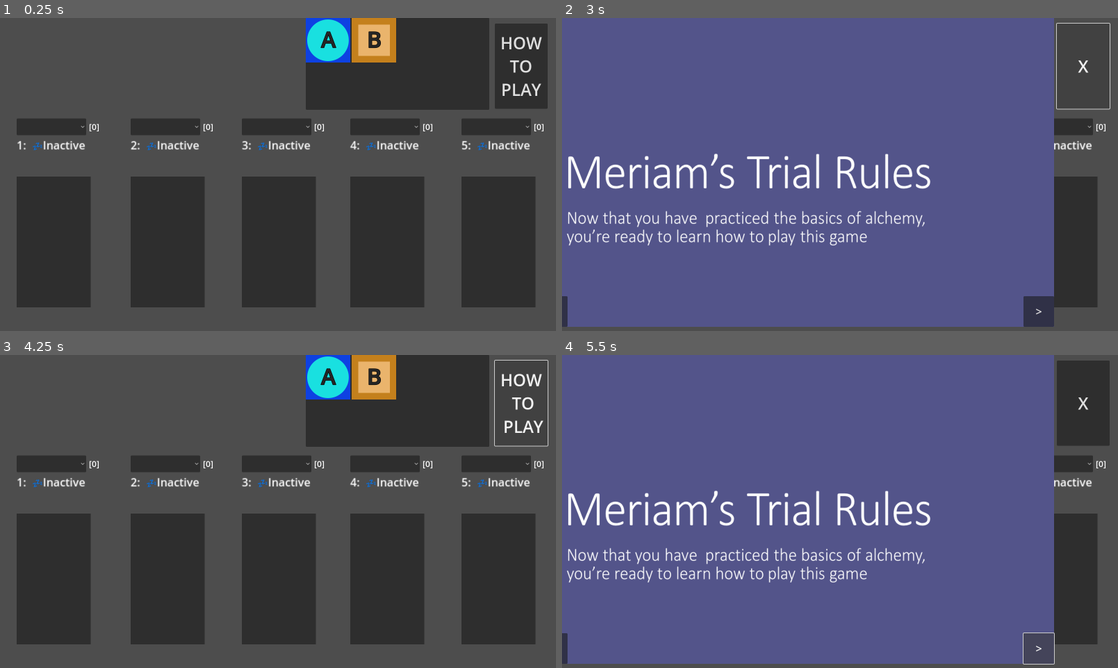
Above: before the commit, frames 1-4 (two rows, left to right).
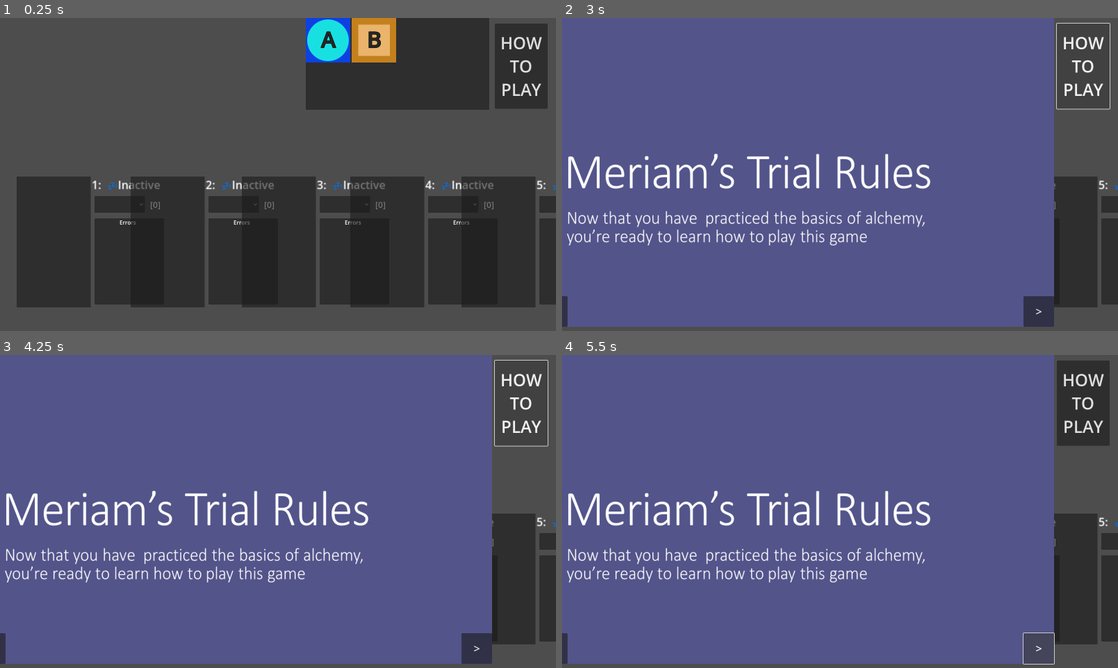
Above: after the commit, the same moments.

Repository: ninjacreeper47/Meriam-s-Trial
Game: Godot game, scene res://Levels/expert_game.tscn
Same seed, same stepped clock (60 frames per second), same inputs: the game is played once before the commit and once after it. This scene is started directly instead of the project's main scene.
Inputs (mouse positions are in pixels of both pictures, inside the frame that each line leads up to):
- Up to frame 1 (0.25 s): no input
- Up to frame 2 (3 s): click (612, 127) at 0.52 s; click "A" at 1.25 s; click "B" at 2 s; click "HOW TO PLAY" at 2.75 s
- Up to frame 3 (4.25 s): click "X" (after the commit: "HOW TO PLAY") at 3.5 s
- Up to frame 4 (5.5 s): click "HOW TO PLAY" at 4.25 s; click ">" at 5 s

The runs differ from the first frame. In frame 1, 14% of the frame differs, in the area x 3-100%, y 32-92%; in frame 2, 1.8%; in frame 3, 89%, in the area x 0-100%, y 0-99%; in frame 4, 1.8%.
Error in both runs: Invalid assignment of property or key 'visible' with value of type 'bool' on a base object of type 'Nil'. (res://howtoplay.gd:14)

Commit message:
Main Screen Rearrange

Diff:
--- a/Levels/alchemypractice2.tscn
+++ b/Levels/alchemypractice2.tscn
@@ -32,6 +32,24 @@
 offset_top = 480.0
 offset_right = 424.0
 offset_bottom = 1024.0
+
+[node name="ExStatus" parent="ExperimentDisplay" index="1"]
+offset_left = 0.0
+offset_top = 54.0
+offset_right = 109.0
+offset_bottom = 80.0
+
+[node name="SortChoice" parent="ExperimentDisplay" index="2"]
+offset_left = 0.0
+offset_top = 1.0
+offset_right = 200.0
+offset_bottom = 49.0
+
+[node name="EssenceCount" parent="ExperimentDisplay" index="3"]
+offset_left = 208.0
+offset_top = 8.0
+offset_right = 252.0
+offset_bottom = 45.0
 
 [node name="StorageContainer" parent="." instance=ExtResource("2_hx268")]
 offset_left = 440.0
--- a/Levels/main.tscn
+++ b/Levels/main.tscn
@@ -26,16 +26,16 @@
 offset_bottom = 278.0
 
 [node name="ExperimentDisplay" parent="Game Screen" instance=ExtResource("3_wqano")]
-offset_left = -752.0
-offset_top = -47.0
-offset_right = -496.0
-offset_bottom = 561.0
+offset_left = -196.0
+offset_top = -535.0
+offset_right = 60.0
+offset_bottom = 73.0
 
 [node name="ExperimentDisplay2" parent="Game Screen" instance=ExtResource("3_wqano")]
-offset_left = -424.0
-offset_top = -47.0
-offset_right = -168.0
-offset_bottom = 561.0
+offset_left = 268.0
+offset_top = -536.0
+offset_right = 524.0
+offset_bottom = 72.0
 
 [node name="Experiment1" parent="Game Screen/ExperimentDisplay2/ExperimentBackground1" index="0"]
 ex_num = 2
@@ -45,10 +45,10 @@
 status_num = "2"
 
 [node name="ExperimentDisplay3" parent="Game Screen" instance=ExtResource("3_wqano")]
-offset_left = -104.0
-offset_top = -47.0
-offset_right = 152.0
-offset_bottom = 561.0
+offset_left = -335.0
+offset_top = -72.0
+offset_right = -79.0
+offset_bottom = 536.0
 
 [node name="Experiment1" parent="Game Screen/ExperimentDisplay3/ExperimentBackground1" index="0"]
 ex_num = 3
@@ -58,10 +58,10 @@
 status_num = "3"
 
 [node name="ExperimentDisplay4" parent="Game Screen" instance=ExtResource("3_wqano")]
-offset_left = 208.0
-offset_top = -47.0
-offset_right = 464.0
-offset_bottom = 561.0
+offset_left = 113.0
+offset_top = -64.0
+offset_right = 369.0
+offset_bottom = 544.0
 
 [node name="Experiment1" parent="Game Screen/ExperimentDisplay4/ExperimentBackground1" index="0"]
 ex_num = 4
@@ -71,10 +71,10 @@
 status_num = "4"
 
 [node name="ExperimentDisplay5" parent="Game Screen" instance=ExtResource("3_wqano")]
-offset_left = 528.0
-offset_top = -47.0
-offset_right = 784.0
-offset_bottom = 561.0
+offset_left = 561.0
+offset_top = -72.0
+offset_right = 817.0
+offset_bottom = 536.0
 
 [node name="Experiment1" parent="Game Screen/ExperimentDisplay5/ExperimentBackground1" index="0"]
 ex_num = 5
@@ -85,49 +85,30 @@
 
 [node name="Meta Status" parent="Game Screen" instance=ExtResource("6_qwf21")]
 layout_mode = 0
-offset_left = -224.0
-offset_top = -391.0
-offset_right = 64.0
-offset_bottom = -295.0
+offset_left = -800.0
+offset_top = 118.0
+offset_right = -512.0
+offset_bottom = 214.0
 
 [node name="HelpContainer" type="TabContainer" parent="Game Screen"]
 layout_mode = 0
-offset_left = 80.0
-offset_top = -407.0
-offset_right = 648.0
-offset_bottom = -87.0
-
-[node name="Alchemic Laws" type="TextEdit" parent="Game Screen/HelpContainer"]
-layout_mode = 2
-theme_override_font_sizes/font_size = 20
-text = "1. Can not have an equal amount of the same attribute
-2. Can not have more of one attribute than all other types
-of the same attribute
-
-Alchemic laws apply separately to elements,letters and
-experiment essence counts (if meta is active)
--Only Active experiments are subject to alchemic laws
--Experiments must have at least 3 essences to be active"
-editable = false
-context_menu_enabled = false
-shortcut_keys_enabled = false
-selecting_enabled = false
-deselect_on_focus_loss_enabled = false
-drag_and_drop_selection_enabled = false
-virtual_keyboard_enabled = false
-middle_mouse_paste_enabled = false
+offset_left = 728.0
+offset_top = -394.0
+offset_right = 1008.0
+offset_bottom = 38.0
+metadata/_edit_group_ = true
 
 [node name="Notes" type="TextEdit" parent="Game Screen/HelpContainer"]
-visible = false
 layout_mode = 2
-placeholder_text = "type anything you want here (does not persist between restarts)"
+placeholder_text = "type anything you want here "
 drag_and_drop_selection_enabled = false
 
 [node name="Controls" type="TextEdit" parent="Game Screen/HelpContainer"]
 visible = false
 layout_mode = 2
-text = "Move tiles by dragging them to their destination
-Alternate Control:   Use 1,2,3,4,5 to select an experiment
+text = "Move tiles by dragging them
+Alternate Controls:
+Use 1,2,3,4,5 to select experiments
 space to select storage
 click a tile  to send to selected area
 
@@ -140,23 +121,29 @@
 drag_and_drop_selection_enabled = false
 virtual_keyboard_enabled = false
 middle_mouse_paste_enabled = false
+scroll_vertical = 7.0
 
 [node name="Menu" parent="Game Screen/HelpContainer" instance=ExtResource("11_cjw6x")]
 visible = false
 layout_mode = 2
 
 [node name="StorageContainer" parent="Game Screen" instance=ExtResource("6_d81vx")]
+offset_left = -792.0
+offset_top = 278.0
+offset_right = -528.0
+offset_bottom = 414.0
 
-[node name="TutorialButton" type="Button" parent="Game Screen"]
+[node name="TutorialButton" type="Button" parent="Game Screen" node_paths=PackedStringArray("instructions")]
 layout_mode = 0
-offset_left = 664.0
-offset_top = -343.0
-offset_right = 816.0
-offset_bottom = -98.0
+offset_left = -512.0
+offset_top = 270.0
+offset_right = -358.0
+offset_bottom = 412.0
 theme_override_font_sizes/font_size = 48
 text = "GAME
 RULES"
 script = ExtResource("13_uul6k")
+instructions = NodePath("../../Instructions")
 
 [node name="victorycelebration" parent="." instance=ExtResource("16_8gp8j")]
 visible = false
--- a/TutorialButton.gd
+++ b/TutorialButton.gd
@@ -11,9 +11,4 @@
 	pass
 
 func _on_pressed():
-	if !instructions.visible:
-		text = "X"
-		instructions.visible = true
-	else:
-		text = "HOW \n TO \n PLAY"
-		instructions.visible = false
+	instructions.visible = true
--- a/experiment_display.tscn
+++ b/experiment_display.tscn
@@ -24,17 +24,18 @@
 
 [node name="ExStatus" parent="." instance=ExtResource("2_4qfhn")]
 layout_mode = 0
-offset_left = 0.0
-offset_top = 54.0
-offset_right = 109.0
-offset_bottom = 80.0
+offset_left = 216.0
+offset_top = 168.0
+offset_right = 325.0
+offset_bottom = 194.0
 status_num = "1"
 
 [node name="SortChoice" type="OptionButton" parent="."]
 layout_mode = 0
-offset_top = 1.0
-offset_right = 200.0
-offset_bottom = 49.0
+offset_left = 224.0
+offset_top = 224.0
+offset_right = 369.0
+offset_bottom = 272.0
 focus_mode = 1
 item_count = 3
 popup/item_0/text = "No sorting"
@@ -46,12 +47,26 @@
 
 [node name="EssenceCount" type="Label" parent="."]
 layout_mode = 0
-offset_left = 208.0
-offset_top = 8.0
-offset_right = 252.0
-offset_bottom = 45.0
+offset_left = 384.0
+offset_top = 232.0
+offset_right = 428.0
+offset_bottom = 269.0
 theme_override_font_sizes/font_size = 24
 text = "[0]"
+
+[node name="ErrorPanel" type="Panel" parent="."]
+layout_mode = 0
+offset_left = 224.0
+offset_top = 288.0
+offset_right = 424.0
+offset_bottom = 536.0
+
+[node name="ErrorsLabel" type="Label" parent="ErrorPanel"]
+layout_mode = 0
+offset_left = 72.0
+offset_right = 120.0
+offset_bottom = 26.0
+text = "Errors"
 
 [connection signal="activated" from="ExperimentBackground1/Experiment1" to="ExStatus" method="_on_activated"]
 [connection signal="inactive" from="ExperimentBackground1/Experiment1" to="ExStatus" method="_on_inactive"]
--- a/storage_container.tscn
+++ b/storage_container.tscn
@@ -10,13 +10,13 @@
 anchors_preset = 0
 offset_left = -216.0
 offset_top = -246.0
-offset_right = 48.0
-offset_bottom = -110.0
+offset_right = 112.0
+offset_bottom = -48.0
 
 [node name="StorageBackground" type="PanelContainer" parent="."]
 layout_mode = 0
 offset_right = 528.0
-offset_bottom = 264.0
+offset_bottom = 252.0
 scale = Vector2(0.5, 0.5)
 
 [node name="Storage" type="GridContainer" parent="StorageBackground"]
